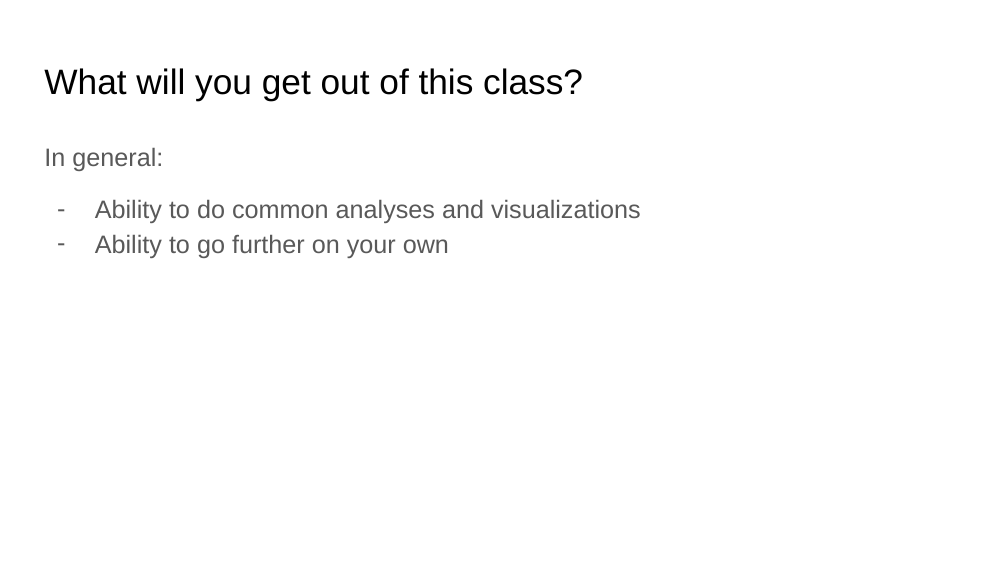
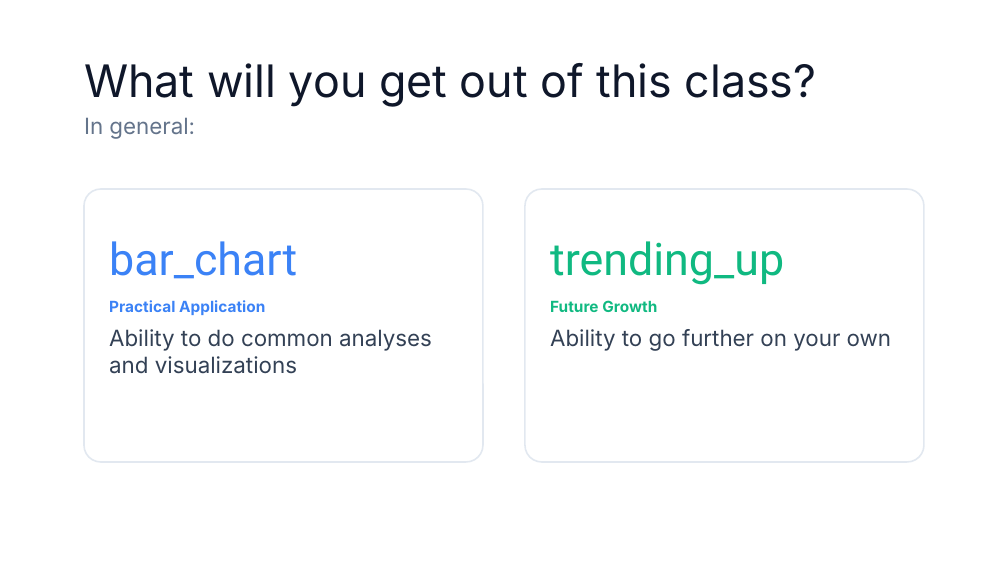
Before and after one commit to bmaitner/biometry_course, a slide deck: slide 9 of lectures/Lecture_01_course_introduction.pptx. Drawn at 1008x567 pixels with LibreOffice and Linux fonts; fonts in the diff are those of the drawing. Boxes give left, top, right and bottom in pixels: in the first picture for what was removed or moved away, otherwise in the second. Text is boxed around its words. In the diff, an @@ line names an element or a change of style, - is before the commit and + after.

```diff
--- a/lectures/Lecture_01_course_introduction.pptx
+++ b/lectures/Lecture_01_course_introduction.pptx
@@ title "What will you get out ...": place and size @@
-title "What will you get out ..." at <box>44,68,583,100</box>
+title "What will you get out ..." at <box>84,63,817,139</box>
@@ title at <box>84,63,817,107</box>: size 25.2 to 32 pt, font Arial to Inter, text colour #000000 to #0F172A in "What will you get out of this ..." @@
@@ title at <box>84,117,195,139</box>: paragraph added @@
+In general:
@@ text removed at <box>44,147,641,258</box> @@
-In general:
-– Ability to do common analyses and visualizations
-– Ability to go further on your own
@@ rounded rectangle added at <box>84,190,483,463</box>, fill #FFFFFF, outline #E2E8F0 1.13 pt @@
@@ rounded rectangle added at <box>525,190,924,463</box>, fill #FFFFFF, outline #E2E8F0 1.13 pt @@
@@ text added at <box>109,241,432,374</box>, 16 pt, text #334155 @@
+bar_chart
+Practical Application
+Ability to do common analyses and visualizations
@@ text added at <box>550,241,891,351</box>, 16 pt, text #334155 @@
+trending_up
+Future Growth
+Ability to go further on your own
```
Also in this commit, not shown: 4 other slides changed, 1 other file.
